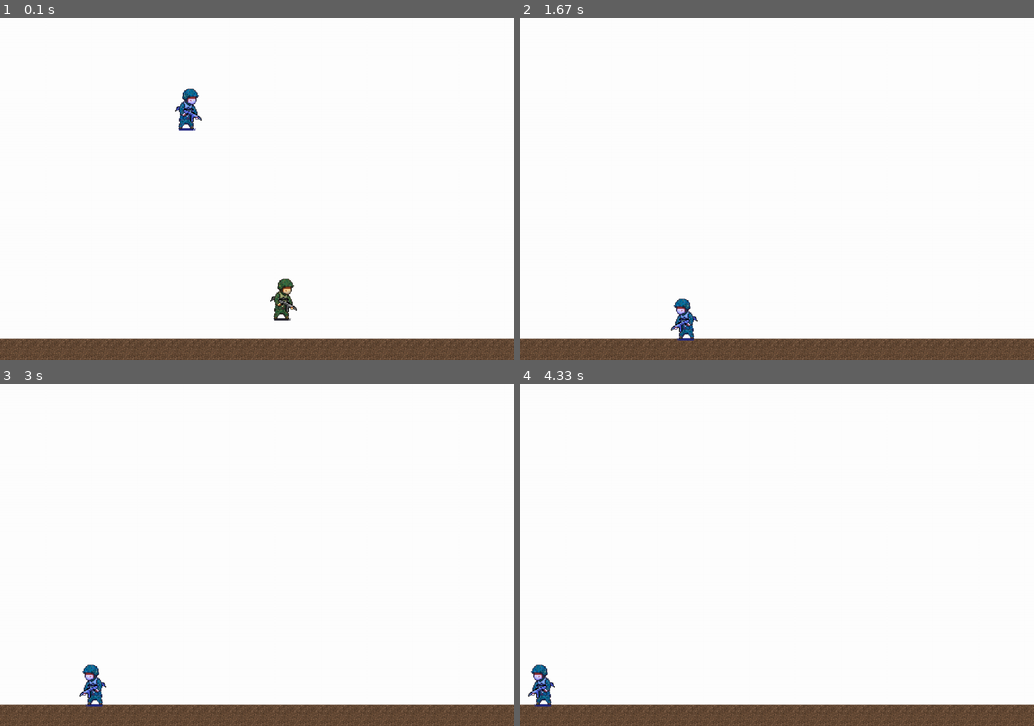
Above: before the commit, frames 1-4 (two rows, left to right).
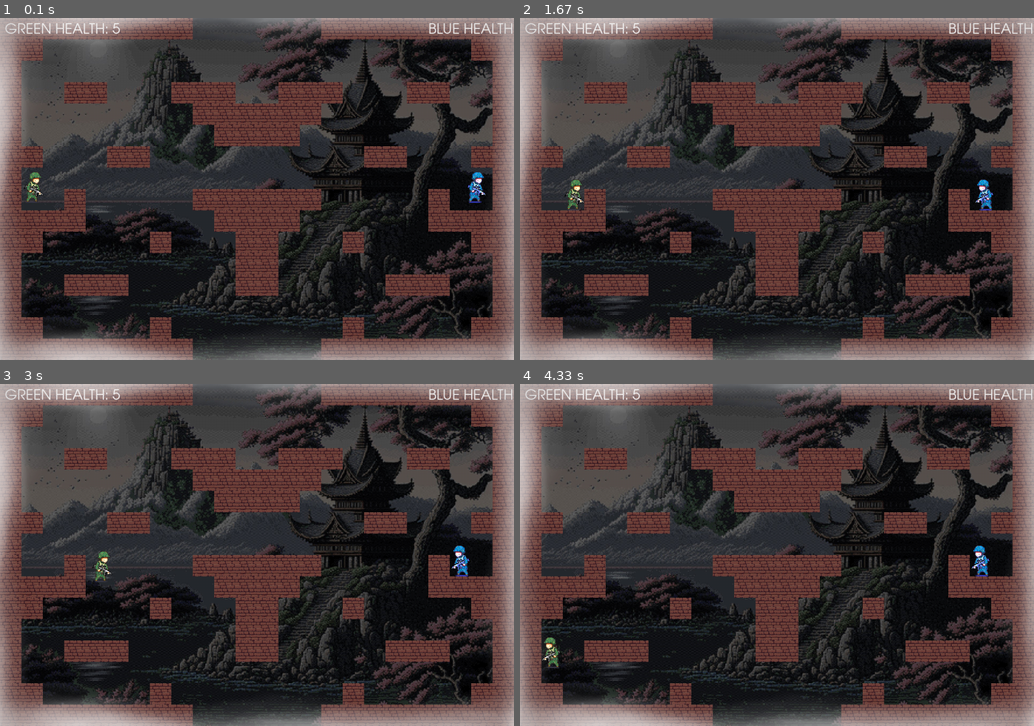
Above: after the commit, the same moments.

Repository: RoboGuy8/Game
Game: pygame game, started from Pygame.py
Two runs of this game, one before a commit and one after it. Both use one fixed random seed, a clock stepped at 60 frames per second and the inputs below.
Inputs:
- Up to frame 1 (0.1 s): no input
- Up to frame 2 (1.67 s): hold Space 0.33-0.8 s; hold D 0.33-0.8 s; hold I 0.83-1.3 s; hold D 0.83-1.3 s; tap J at 0.9, 1.2 s; tap Enter at 1.33 s
- Up to frame 3 (3 s): hold D 1.67-2.13 s; tap J at 1.73, 2.03, 2.23, 2.57, 2.87 s; hold W 2.17-2.47 s; hold D 2.5-2.97 s
- Up to frame 4 (4.33 s): hold A 3-3.53 s; tap J at 3.07, 3.37, 3.63, 3.93, 4.07 s; hold A 3.57-3.97 s; hold W from 4 s (still down)

The runs differ from the first frame. In frame 1, 99% of the frame differs, in the area x 0-100%, y 0-100%; in frame 2, 99%; in frame 3, 99%; in frame 4, 99%.

Commit message:
Update 0.2 (alpha)

Diff:
--- a/Pygame.py
+++ b/Pygame.py
@@ -1,5 +1,6 @@
 import pygame
-import sys
+import csv
+
 
 # Initialize Pygame
 pygame.init()
@@ -8,41 +9,49 @@
 SCREEN_WIDTH = 1080
 SCREEN_HEIGHT = 720
 
+ROWS = 16
+COLUMS = 150
+
 # Colors
 BG = (150, 150, 150)
 RED = (50, 50, 50)
 
-# Dictionary to store the boxes with additional attributes
-boxes = {}
-
-# Load the texture image
-texture = pygame.image.load('texture.png')
-texture = pygame.transform.scale(texture, (45, 45))
-
-# Populate the boxes dictionary
-box_id = 0
-for y in range(0, 720, 45):
-    for x in range(0, 1080, 45):
-        rect = pygame.Rect(x, y, 45, 45)
-        color = (255, 255, 255)  # Default color (white)
-        boxes[box_id] = {'rect': rect, 'color': color}
-        box_id += 1
-
-# Set up the display
 screen = pygame.display.set_mode((SCREEN_WIDTH, SCREEN_HEIGHT))
 pygame.display.set_caption('PvP Shooter')
 
 clock = pygame.time.Clock()
 FPS = 60
-gravity = 0.7
+GRAVITY = 0.55
+TILE_SIZE = SCREEN_HEIGHT // ROWS
 
 # Load bullet image
 bullet_image = pygame.image.load('bullet.png').convert_alpha()
 bullet_img = pygame.transform.scale(bullet_image, (int(bullet_image.get_width() * 0.05), int(bullet_image.get_height() * 0.05)))
+texture_img = pygame.image.load('bricks.jpg')
+texture_img = pygame.transform.scale(texture_img, (TILE_SIZE,TILE_SIZE))
+background_image = pygame.image.load('background.jpg').convert_alpha()
+background_img = pygame.transform.scale(background_image, (SCREEN_WIDTH,SCREEN_HEIGHT))
+fog_image = pygame.image.load('fog.png').convert_alpha()
+fog_img = pygame.transform.scale(fog_image, (SCREEN_WIDTH,200))
+fog_up = pygame.transform.flip(fog_img, False, True)
+fog_left = pygame.transform.rotate(fog_img, 90)
+fog_right = pygame.transform.rotate(fog_img, -90)
+font = pygame.font.SysFont('Futura',30)
+
+def draw_text(text,font,text_color,x,y):
+    img = font.render(text,True,text_color)
+    screen.blit(img,(x,y))
 
 def draw_bg():
-    screen.fill(BG)
-    pygame.draw.rect(screen, RED, (0, 560, SCREEN_WIDTH, SCREEN_HEIGHT))
+
+    screen.blit(background_img, (0, 0))
+
+    #gridline
+
+    #for x in range(0, SCREEN_WIDTH, 45):
+    #    pygame.draw.line(screen, (200,200,200), (x, 0), (x, SCREEN_HEIGHT))
+    #for y in range(0, SCREEN_HEIGHT, 45):
+    #    pygame.draw.line(screen, (200,200,200), (0, y), (SCREEN_WIDTH, y))
 
 class Player(pygame.sprite.Sprite):
     def __init__(self, type, x, y, scale, speed):
@@ -65,10 +74,15 @@
         self.shoot = False
         self.shoot_cooldown = 0
         self.health = 5
+        self.in_air = False
+        self.width = self.image.get_width()
+        self.height = self.image.get_height()
 
     def move(self, moving_left, moving_right):
         dx = 0
         dy = 0
+
+        # Move left or right
         if moving_left:
             dx = -self.speed
             self.flip = True
@@ -77,24 +91,44 @@
             dx = self.speed
             self.flip = False
             self.direction = 1
-        if self.jump:  # Adjusted condition for jump
-            self.vel_y = -15
+
+        # Jump
+        if self.jump and not self.in_air:
+            self.vel_y = -13
             self.jump = False
-
-        if self.jump == True:
-            self.vel_y = -15
-            self.jump = False
-
-        self.vel_y += gravity
+            self.in_air = True
+
+        # Apply gravity
+        self.vel_y += GRAVITY
         if self.vel_y > 10:
-            self.vel_y
+            self.vel_y = 10
         dy += self.vel_y
 
-        if self.rect.bottom + dy > 675 + 40:
-            dy = 675 + 40 - self.rect.bottom
-
+        # Check for collision
+        self.in_air = True
+        for tile in world.obstacle_list:
+            # Check collision in the x direction
+            if tile[1].colliderect(self.rect.x + dx, self.rect.y, self.width, self.height):
+                dx = 0
+            # Check collision in the y direction
+            if tile[1].colliderect(self.rect.x, self.rect.y + dy + GRAVITY, self.width, self.height):
+            # Check if the player is above the ground (falling)
+                if self.vel_y > 0:
+                    self.vel_y = 0
+                    self.in_air = False
+                    dy = tile[1].top - self.rect.bottom
+                # Check if the player is jumping (moving upwards)
+                elif self.vel_y < 0:
+                    self.vel_y = 0
+                    dy = tile[1].bottom - self.rect.top
+
+        # Update player position
         self.rect.x += dx
         self.rect.y += dy
+
+        if self.rect.y > 720:
+            self.rect.y = 0
+
 
 
     def check_alive(self):
@@ -105,6 +139,30 @@
 
     def draw(self):
         screen.blit(pygame.transform.flip(self.image, self.flip, False), self.rect)
+
+        #hitboxes
+
+        #pygame.draw.rect(screen,(255,0,0),self.rect,1)
+
+class World():
+    def __init__(self):
+        self.obstacle_list = []
+    def process_data(self,data):
+        for y, row in enumerate(data):
+            for x, tile in enumerate(row):
+                if tile == 4:
+                    img = texture_img
+                    img_rect = img.get_rect()
+                    img_rect.x = x * TILE_SIZE
+                    img_rect.y = y * TILE_SIZE
+                    tile_data = (img,img_rect)
+                    self.obstacle_list.append(tile_data)
+                elif tile != 4:
+                    pass
+    def draw(self):
+        for tile in self.obstacle_list:
+            screen.blit(tile[0],tile[1])
+
 
 class Bullet(pygame.sprite.Sprite):
     def __init__(self, x, y, direction):
@@ -115,10 +173,16 @@
         self.rect.center = (x, y)
         self.direction = direction
 
+
     def update(self):
         self.rect.x += (self.direction * self.speed)
         if self.rect.right < 0 or self.rect.left > SCREEN_WIDTH:
             self.kill()
+
+        for tile in world.obstacle_list:
+            if tile[1].colliderect(self.rect):
+                self.kill()
+
         if pygame.sprite.spritecollide(player_1, bullet_group, False):
             if player_1.alive:
                 player_1.health -= 1
@@ -132,8 +196,23 @@
 bullet_group = pygame.sprite.Group()
 
 # Create players
-player_1 = Player(1, 600, 600, 0.10, 10)
-player_2 = Player(2, 400, 200, 0.10, 10)
+player_1 = Player(1, 70, 350, 0.075, 4)
+player_2 = Player(2, 1000, 350, 0.075, 4)
+
+world_data = []
+for row in range(ROWS):
+	r = [-1] * COLUMS
+	world_data.append(r)
+#load in level data and create world
+with open('map.csv', newline='') as csvfile:
+	reader = csv.reader(csvfile, delimiter=',')
+	for x, row in enumerate(reader):
+		for y, tile in enumerate(row):
+			world_data[x][y] = int(tile)
+world = World()
+world.process_data(world_data)
+
+
 
 # Main game loop
 run = True
@@ -141,24 +220,23 @@
     clock.tick(FPS)
 
     draw_bg()
-
-    # Draw the texture on the last row of boxes
-    for box_id, box_info in boxes.items():
-        if box_info['rect'].y == 675:  # Last row y-coordinate
-            screen.blit(texture, box_info['rect'].topleft)
-        else:
-            pygame.draw.rect(screen, box_info['color'], box_info['rect'])
-
+    world.draw()
+
+    draw_text(f'GREEN HEALTH: {player_1.health}', font,(255,255,255),10,10)
+    draw_text(f'BLUE HEALTH: {player_2.health}', font,(255,255,255),900,10)
     # Draw the players
-    player_1.draw()
-    player_2.draw()
+    player_1.update()
+    player_2.update()
+
 
     # Update and draw the bullets
     bullet_group.update()
     bullet_group.draw(screen)
-
+    player_1.draw()
+    player_2.draw()
     player_1.move(player_1.moving_left, player_1.moving_right)
     player_2.move(player_2.moving_left, player_2.moving_right)
+
 
     if player_1.alive:
         if player_1.shoot:
@@ -184,6 +262,11 @@
     player_1.check_alive()
     player_2.check_alive()
 
+    screen.blit(fog_img, (0, 590))
+    screen.blit(fog_up, (0, -75))
+    screen.blit(fog_left, (950, 0))
+    screen.blit(fog_right, (-75, 0))
+
     for event in pygame.event.get():
         if event.type == pygame.QUIT:
             run = False
@@ -193,18 +276,18 @@
                 player_1.moving_left = True
             if event.key == pygame.K_d:
                 player_1.moving_right = True
-            if event.key == pygame.K_w and player_1.vel_y > 12:
+            if event.key == pygame.K_w:
                 player_1.jump = True
-            if event.key == pygame.K_q:
+            if event.key == pygame.K_SPACE:
                 player_1.shoot = True
         if event.type == pygame.KEYDOWN and player_2.alive:
             if event.key == pygame.K_j:
                 player_2.moving_left = True
             if event.key == pygame.K_l:
                 player_2.moving_right = True
-            if event.key == pygame.K_i and player_2.vel_y > 12:
+            if event.key == pygame.K_i:
                 player_2.jump = True
-            if event.key == pygame.K_p:
+            if event.key == pygame.K_RETURN:
                 player_2.shoot = True
         # keyboard released
         if event.type == pygame.KEYUP:
@@ -214,7 +297,7 @@
                 player_1.moving_right = False
             if event.key == pygame.K_w:
                 player_1.jump = False
-            if event.key == pygame.K_q:
+            if event.key == pygame.K_SPACE:
                 player_1.shoot = False
         if event.type == pygame.KEYUP:
             if event.key == pygame.K_j:
@@ -223,7 +306,7 @@
                 player_2.moving_right = False
             if event.key == pygame.K_i:
                 player_2.jump = False
-            if event.key == pygame.K_p:
+            if event.key == pygame.K_RETURN:
                 player_2.shoot = False
 
     pygame.display.update()
--- /dev/null
+++ b/map.csv
@@ -0,0 +1,16 @@
+4,4,4,4,4,4,4,4,4,-1,-1,-1,-1,-1,-1,4,4,4,4,4,4,4,4,4,-1,-1,-1,-1,-1,-1,-1,-1,-1,-1,-1,-1,-1,-1,-1,-1,-1,-1,-1,-1,-1,-1,-1,-1,-1,-1,-1,-1,-1,-1,-1,-1,-1,-1,-1,-1,-1,-1,-1,-1,-1,-1,-1,-1,-1,-1,-1,-1,-1,-1,-1,-1,-1,-1,-1,-1,-1,-1,-1,-1,-1,-1,-1,-1,-1,-1,-1,-1,-1,-1,-1,-1,-1,-1,-1,-1,-1,-1,-1,-1,-1,-1,-1,-1,-1,-1,-1,-1,-1,-1,-1,-1,-1,-1,-1,-1,-1,-1,-1,-1,-1,-1,-1,-1,-1,-1,-1,-1,-1,-1,-1,-1,-1,-1,-1,-1,-1,-1,-1,-1,-1,-1,-1,-1,-1,-1
+4,4,-1,-1,-1,-1,-1,-1,-1,-1,-1,-1,-1,-1,-1,-1,-1,-1,-1,-1,-1,-1,4,4,-1,-1,-1,-1,-1,-1,-1,-1,-1,-1,-1,-1,-1,-1,-1,-1,-1,-1,-1,-1,-1,-1,-1,-1,-1,-1,-1,-1,-1,-1,-1,-1,-1,-1,-1,-1,-1,-1,-1,-1,-1,-1,-1,-1,-1,-1,-1,-1,-1,-1,-1,-1,-1,-1,-1,-1,-1,-1,-1,-1,-1,-1,-1,-1,-1,-1,-1,-1,-1,-1,-1,-1,-1,-1,-1,-1,-1,-1,-1,-1,-1,-1,-1,-1,-1,-1,-1,-1,-1,-1,-1,-1,-1,-1,-1,-1,-1,-1,-1,-1,-1,-1,-1,-1,-1,-1,-1,-1,-1,-1,-1,-1,-1,-1,-1,-1,-1,-1,-1,-1,-1,-1,-1,-1,-1,-1
+4,-1,-1,14,14,-1,-1,-1,-1,14,14,-1,-1,-1,14,-1,-1,-1,-1,14,14,-1,-1,4,-1,-1,-1,-1,-1,-1,-1,-1,-1,-1,-1,-1,-1,-1,-1,-1,-1,-1,-1,-1,-1,-1,-1,-1,-1,-1,-1,-1,-1,-1,-1,-1,-1,-1,-1,-1,-1,-1,-1,-1,-1,-1,-1,-1,-1,-1,-1,-1,-1,-1,-1,-1,-1,-1,-1,-1,-1,-1,-1,-1,-1,-1,-1,-1,-1,-1,-1,-1,-1,-1,-1,-1,-1,-1,-1,-1,-1,-1,-1,-1,-1,-1,-1,-1,-1,-1,-1,-1,-1,-1,-1,-1,-1,-1,-1,-1,-1,-1,-1,-1,-1,-1,-1,-1,-1,-1,-1,-1,-1,-1,-1,-1,-1,-1,-1,-1,-1,-1,-1,-1,-1,-1,-1,-1,-1,-1
+4,-1,-1,4,4,-1,-1,-1,4,4,4,14,14,4,4,4,-1,-1,-1,4,4,-1,-1,4,-1,-1,-1,-1,-1,-1,-1,-1,-1,-1,-1,-1,-1,-1,-1,-1,-1,-1,-1,-1,-1,-1,-1,-1,-1,-1,-1,-1,-1,-1,-1,-1,-1,-1,-1,-1,-1,-1,-1,-1,-1,-1,-1,-1,-1,-1,-1,-1,-1,-1,-1,-1,-1,-1,-1,-1,-1,-1,-1,-1,-1,-1,-1,-1,-1,-1,-1,-1,-1,-1,-1,-1,-1,-1,-1,-1,-1,-1,-1,-1,-1,-1,-1,-1,-1,-1,-1,-1,-1,-1,-1,-1,-1,-1,-1,-1,-1,-1,-1,-1,-1,-1,-1,-1,-1,-1,-1,-1,-1,-1,-1,-1,-1,-1,-1,-1,-1,-1,-1,-1,-1,-1,-1,-1,-1,-1
+4,-1,-1,-1,-1,-1,-1,-1,-1,4,4,4,4,4,4,-1,-1,-1,-1,-1,-1,-1,-1,4,-1,-1,-1,-1,-1,-1,-1,-1,-1,-1,-1,-1,-1,-1,-1,-1,-1,-1,-1,-1,-1,-1,-1,-1,-1,-1,-1,-1,-1,-1,-1,-1,-1,-1,-1,-1,-1,-1,-1,-1,-1,-1,-1,-1,-1,-1,-1,-1,-1,-1,-1,-1,-1,-1,-1,-1,-1,-1,-1,-1,-1,-1,-1,-1,-1,-1,-1,-1,-1,-1,-1,-1,-1,-1,-1,-1,-1,-1,-1,-1,-1,-1,-1,-1,-1,-1,-1,-1,-1,-1,-1,-1,-1,-1,-1,-1,-1,-1,-1,-1,-1,-1,-1,-1,-1,-1,-1,-1,-1,-1,-1,-1,-1,-1,-1,-1,-1,-1,-1,-1,-1,-1,-1,-1,-1,-1
+4,14,-1,-1,-1,14,14,-1,-1,-1,4,4,4,4,-1,-1,-1,-1,14,-1,-1,-1,14,4,-1,-1,-1,-1,-1,-1,-1,-1,-1,-1,-1,-1,-1,-1,-1,-1,-1,-1,-1,-1,-1,-1,-1,-1,-1,-1,-1,-1,-1,-1,-1,-1,-1,-1,-1,-1,-1,-1,-1,-1,-1,-1,-1,-1,-1,-1,-1,-1,-1,-1,-1,-1,-1,-1,-1,-1,-1,-1,-1,-1,-1,-1,-1,-1,-1,-1,-1,-1,-1,-1,-1,-1,-1,-1,-1,-1,-1,-1,-1,-1,-1,-1,-1,-1,-1,-1,-1,-1,-1,-1,-1,-1,-1,-1,-1,-1,-1,-1,-1,-1,-1,-1,-1,-1,-1,-1,-1,-1,-1,-1,-1,-1,-1,-1,-1,-1,-1,-1,-1,-1,-1,-1,-1,-1,-1,-1
+4,4,-1,-1,-1,4,4,-1,-1,-1,-1,-1,-1,-1,-1,-1,-1,4,4,-1,-1,-1,4,4,-1,-1,-1,-1,-1,-1,-1,-1,-1,-1,-1,-1,-1,-1,-1,-1,-1,-1,-1,-1,-1,-1,-1,-1,-1,-1,-1,-1,-1,-1,-1,-1,-1,-1,-1,-1,-1,-1,-1,-1,-1,-1,-1,-1,-1,-1,-1,-1,-1,-1,-1,-1,-1,-1,-1,-1,-1,-1,-1,-1,-1,-1,-1,-1,-1,-1,-1,-1,-1,-1,-1,-1,-1,-1,-1,-1,-1,-1,-1,-1,-1,-1,-1,-1,-1,-1,-1,-1,-1,-1,-1,-1,-1,-1,-1,-1,-1,-1,-1,-1,-1,-1,-1,-1,-1,-1,-1,-1,-1,-1,-1,-1,-1,-1,-1,-1,-1,-1,-1,-1,-1,-1,-1,-1,-1,-1
+4,-1,-1,-1,-1,-1,-1,-1,-1,14,-1,-1,14,-1,-1,-1,-1,-1,-1,-1,14,-1,-1,4,-1,-1,-1,-1,-1,-1,-1,-1,-1,-1,-1,-1,-1,-1,-1,-1,-1,-1,-1,-1,-1,-1,-1,-1,-1,-1,-1,-1,-1,-1,-1,-1,-1,-1,-1,-1,-1,-1,-1,-1,-1,-1,-1,-1,-1,-1,-1,-1,-1,-1,-1,-1,-1,-1,-1,-1,-1,-1,-1,-1,-1,-1,-1,-1,-1,-1,-1,-1,-1,-1,-1,-1,-1,-1,-1,-1,-1,-1,-1,-1,-1,-1,-1,-1,-1,-1,-1,-1,-1,-1,-1,-1,-1,-1,-1,-1,-1,-1,-1,-1,-1,-1,-1,-1,-1,-1,-1,-1,-1,-1,-1,-1,-1,-1,-1,-1,-1,-1,-1,-1,-1,-1,-1,-1,-1,-1
+4,-1,14,4,-1,-1,-1,-1,-1,4,4,4,4,4,4,-1,-1,-1,-1,-1,4,-1,14,4,-1,-1,-1,-1,-1,-1,-1,-1,-1,-1,-1,-1,-1,-1,-1,-1,-1,-1,-1,-1,-1,-1,-1,-1,-1,-1,-1,-1,-1,-1,-1,-1,-1,-1,-1,-1,-1,-1,-1,-1,-1,-1,-1,-1,-1,-1,-1,-1,-1,-1,-1,-1,-1,-1,-1,-1,-1,-1,-1,-1,-1,-1,-1,-1,-1,-1,-1,-1,-1,-1,-1,-1,-1,-1,-1,-1,-1,-1,-1,-1,-1,-1,-1,-1,-1,-1,-1,-1,-1,-1,-1,-1,-1,-1,-1,-1,-1,-1,-1,-1,-1,-1,-1,-1,-1,-1,-1,-1,-1,-1,-1,-1,-1,-1,-1,-1,-1,-1,-1,-1,-1,-1,-1,-1,-1,-1
+4,4,4,4,-1,-1,-1,14,-1,-1,4,4,4,4,-1,-1,14,-1,-1,-1,4,4,4,4,-1,-1,-1,-1,-1,-1,-1,-1,-1,-1,-1,-1,-1,-1,-1,-1,-1,-1,-1,-1,-1,-1,-1,-1,-1,-1,-1,-1,-1,-1,-1,-1,-1,-1,-1,-1,-1,-1,-1,-1,-1,-1,-1,-1,-1,-1,-1,-1,-1,-1,-1,-1,-1,-1,-1,-1,-1,-1,-1,-1,-1,-1,-1,-1,-1,-1,-1,-1,-1,-1,-1,-1,-1,-1,-1,-1,-1,-1,-1,-1,-1,-1,-1,-1,-1,-1,-1,-1,-1,-1,-1,-1,-1,-1,-1,-1,-1,-1,-1,-1,-1,-1,-1,-1,-1,-1,-1,-1,-1,-1,-1,-1,-1,-1,-1,-1,-1,-1,-1,-1,-1,-1,-1,-1,-1,-1
+4,4,-1,-1,-1,-1,-1,4,-1,-1,-1,4,4,-1,-1,-1,4,-1,-1,-1,-1,-1,4,4,-1,-1,-1,-1,-1,-1,-1,-1,-1,-1,-1,-1,-1,-1,-1,-1,-1,-1,-1,-1,-1,-1,-1,-1,-1,-1,-1,-1,-1,-1,-1,-1,-1,-1,-1,-1,-1,-1,-1,-1,-1,-1,-1,-1,-1,-1,-1,-1,-1,-1,-1,-1,-1,-1,-1,-1,-1,-1,-1,-1,-1,-1,-1,-1,-1,-1,-1,-1,-1,-1,-1,-1,-1,-1,-1,-1,-1,-1,-1,-1,-1,-1,-1,-1,-1,-1,-1,-1,-1,-1,-1,-1,-1,-1,-1,-1,-1,-1,-1,-1,-1,-1,-1,-1,-1,-1,-1,-1,-1,-1,-1,-1,-1,-1,-1,-1,-1,-1,-1,-1,-1,-1,-1,-1,-1,-1
+4,-1,-1,14,-1,14,-1,-1,-1,-1,-1,4,4,-1,-1,-1,-1,-1,14,-1,14,-1,-1,4,-1,-1,-1,-1,-1,-1,-1,-1,-1,-1,-1,-1,-1,-1,-1,-1,-1,-1,-1,-1,-1,-1,-1,-1,-1,-1,-1,-1,-1,-1,-1,-1,-1,-1,-1,-1,-1,-1,-1,-1,-1,-1,-1,-1,-1,-1,-1,-1,-1,-1,-1,-1,-1,-1,-1,-1,-1,-1,-1,-1,-1,-1,-1,-1,-1,-1,-1,-1,-1,-1,-1,-1,-1,-1,-1,-1,-1,-1,-1,-1,-1,-1,-1,-1,-1,-1,-1,-1,-1,-1,-1,-1,-1,-1,-1,-1,-1,-1,-1,-1,-1,-1,-1,-1,-1,-1,-1,-1,-1,-1,-1,-1,-1,-1,-1,-1,-1,-1,-1,-1,-1,-1,-1,-1,-1,-1
+4,-1,-1,4,4,4,-1,-1,-1,-1,-1,4,4,-1,-1,-1,-1,-1,4,4,4,-1,-1,4,-1,-1,-1,-1,-1,-1,-1,-1,-1,-1,-1,-1,-1,-1,-1,-1,-1,-1,-1,-1,-1,-1,-1,-1,-1,-1,-1,-1,-1,-1,-1,-1,-1,-1,-1,-1,-1,-1,-1,-1,-1,-1,-1,-1,-1,-1,-1,-1,-1,-1,-1,-1,-1,-1,-1,-1,-1,-1,-1,-1,-1,-1,-1,-1,-1,-1,-1,-1,-1,-1,-1,-1,-1,-1,-1,-1,-1,-1,-1,-1,-1,-1,-1,-1,-1,-1,-1,-1,-1,-1,-1,-1,-1,-1,-1,-1,-1,-1,-1,-1,-1,-1,-1,-1,-1,-1,-1,-1,-1,-1,-1,-1,-1,-1,-1,-1,-1,-1,-1,-1,-1,-1,-1,-1,-1,-1
+4,14,-1,-1,-1,-1,-1,14,-1,-1,-1,-1,-1,-1,-1,-1,14,-1,-1,-1,-1,-1,14,4,-1,-1,-1,-1,-1,-1,-1,-1,-1,-1,-1,-1,-1,-1,-1,-1,-1,-1,-1,-1,-1,-1,-1,-1,-1,-1,-1,-1,-1,-1,-1,-1,-1,-1,-1,-1,-1,-1,-1,-1,-1,-1,-1,-1,-1,-1,-1,-1,-1,-1,-1,-1,-1,-1,-1,-1,-1,-1,-1,-1,-1,-1,-1,-1,-1,-1,-1,-1,-1,-1,-1,-1,-1,-1,-1,-1,-1,-1,-1,-1,-1,-1,-1,-1,-1,-1,-1,-1,-1,-1,-1,-1,-1,-1,-1,-1,-1,-1,-1,-1,-1,-1,-1,-1,-1,-1,-1,-1,-1,-1,-1,-1,-1,-1,-1,-1,-1,-1,-1,-1,-1,-1,-1,-1,-1,-1
+4,4,14,-1,-1,-1,14,4,-1,-1,-1,-1,-1,-1,-1,-1,4,-1,-1,-1,-1,14,4,4,-1,-1,-1,-1,-1,-1,-1,-1,-1,-1,-1,-1,-1,-1,-1,-1,-1,-1,-1,-1,-1,-1,-1,-1,-1,-1,-1,-1,-1,-1,-1,-1,-1,-1,-1,-1,-1,-1,-1,-1,-1,-1,-1,-1,-1,-1,-1,-1,-1,-1,-1,-1,-1,-1,-1,-1,-1,-1,-1,-1,-1,-1,-1,-1,-1,-1,-1,-1,-1,-1,-1,-1,-1,-1,-1,-1,-1,-1,-1,-1,-1,-1,-1,-1,-1,-1,-1,-1,-1,-1,-1,-1,-1,-1,-1,-1,-1,-1,-1,-1,-1,-1,-1,-1,-1,-1,-1,-1,-1,-1,-1,-1,-1,-1,-1,-1,-1,-1,-1,-1,-1,-1,-1,-1,-1,-1
+4,4,4,4,4,4,4,4,4,-1,-1,-1,-1,-1,-1,4,4,4,4,4,4,4,4,4,0,0,0,0,0,0,0,0,0,0,0,0,0,0,0,0,0,0,0,0,0,0,0,0,0,0,0,0,0,0,0,0,0,0,0,0,0,0,0,0,0,0,0,0,0,0,0,0,0,0,0,0,0,0,0,0,0,0,0,0,0,0,0,0,0,0,0,0,0,0,0,0,0,0,0,0,0,0,0,0,0,0,0,0,0,0,0,0,0,0,0,0,0,0,0,0,0,0,0,0,0,0,0,0,0,0,0,0,0,0,0,0,0,0,0,0,0,0,0,0,0,0,0,0,0,0
Binary file added: Gravity.gif
Binary file added: archer1.png
Binary file added: archer2.png
Binary file added: background.jpg
Binary file added: bricks.jpg
Binary file added: fog.png
Binary file changed: soldier1.png
Binary file changed: soldier2.png
Binary file changed: soldier_dead1.png
Binary file changed: soldier_dead2.png
